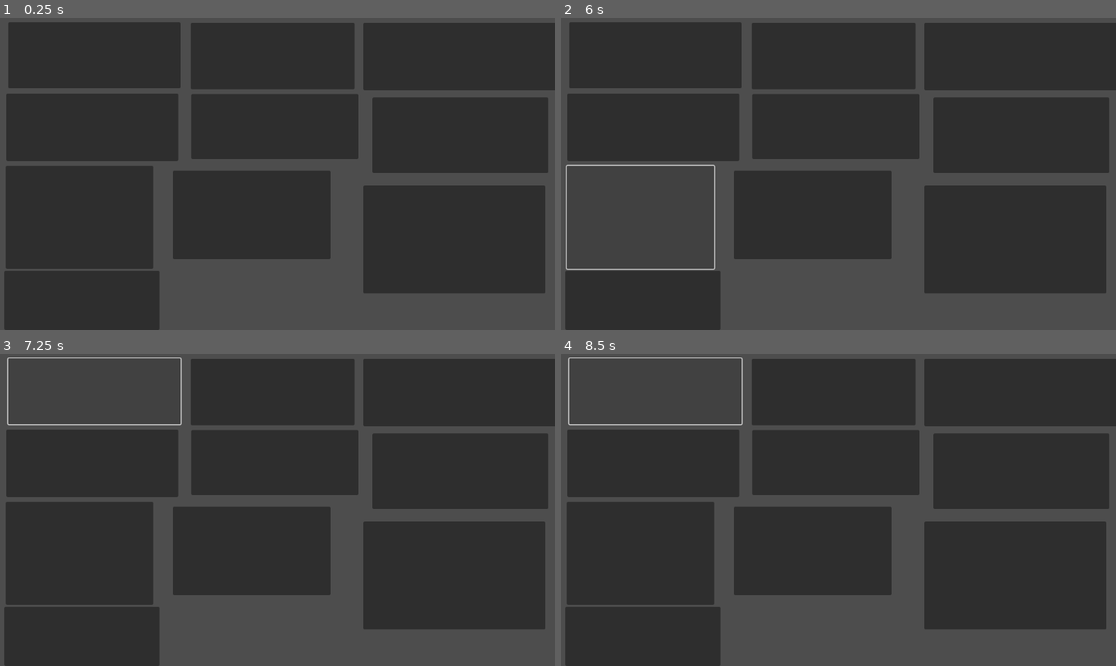
Above: before the commit, frames 1-4 (two rows, left to right).
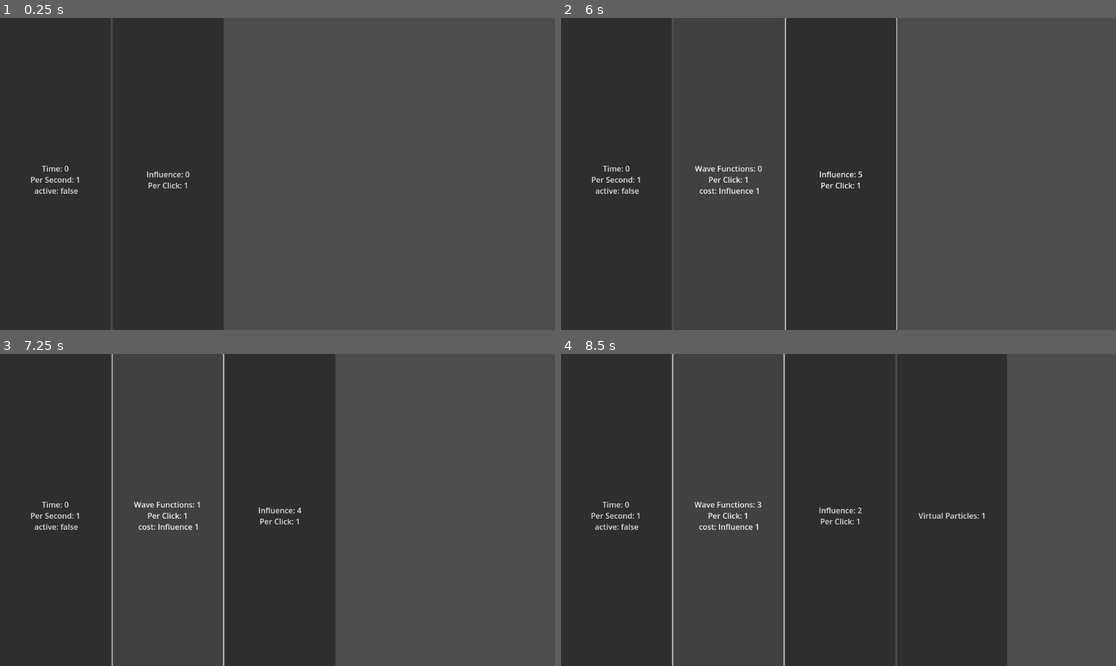
Above: after the commit, the same moments.

Repository: WilliamAHoffman/EmergentUniverse
Game: Godot game, scene res://scenes/root.tscn
Same seed, same stepped clock (60 frames per second), same inputs: the game is played once before the commit and once after it.
Inputs (mouse positions are in pixels of both pictures, inside the frame that each line leads up to; where the layout moved, square brackets give the same spot in the first picture):
- Up to frame 1 (0.25 s): no input
- Up to frame 2 (6 s): click (655, 55) at 0.52 s; click (616, 174) [1021, 136] at 1.25 s; click (655, 127) at 2.02 s; click (727, 174) [638, 217] at 2.75 s; click (727, 174) [638, 217] at 3.5 s; click (727, 174) [638, 217] at 4.25 s; click (727, 174) [638, 217] at 5 s; click (727, 174) [638, 217] at 5.75 s
- Up to frame 3 (7.25 s): click (166, 510) [94, 391] at 6.5 s
- Up to frame 4 (8.5 s): click (727, 510) [655, 391] at 7.25 s; click (727, 510) [655, 391] at 8 s

The runs differ from the first frame. In frame 1, 50% of the frame differs, in the area x 0-100%, y 0-100%; in frame 2, 37%; in frame 3, 38%; in frame 4, 31%.
Error before the commit: Attempt to call function 'eof_reached' in base 'null instance' on a null instance. (res://scripts/resource)

Commit message:
added location variable and put nodes into grid container

Diff:
--- a/project.godot
+++ b/project.godot
@@ -15,6 +15,10 @@
 config/features=PackedStringArray("4.2", "Forward Plus")
 config/icon="res://sprites/icon.svg"
 
+[autoload]
+
+Player="*res://scripts/player scripts/player.gd"
+
 [file_customization]
 
 folder_colors={
--- /dev/null
+++ b/scenes/button_template.tscn
@@ -0,0 +1,10 @@
+[gd_scene format=3 uid="uid://wswh28r2cejs"]
+
+[node name="ButtonTemplate" type="Button"]
+anchors_preset = 15
+anchor_right = 1.0
+anchor_bottom = 1.0
+grow_horizontal = 2
+grow_vertical = 2
+size_flags_horizontal = 3
+size_flags_vertical = 3
--- a/scenes/root.tscn
+++ b/scenes/root.tscn
@@ -1,11 +1,10 @@
-[gd_scene load_steps=5 format=3 uid="uid://cyj1qkdkxyycc"]
+[gd_scene load_steps=4 format=3 uid="uid://cyj1qkdkxyycc"]
 
 [ext_resource type="Script" path="res://scripts/button scripts/button_manager.gd" id="1_u0srf"]
 [ext_resource type="Script" path="res://scripts/resource scripts/resource_manager.gd" id="2_os0tv"]
 [ext_resource type="Script" path="res://scripts/test scripts/test_script.gd" id="3_u8dlc"]
-[ext_resource type="Script" path="res://scripts/player scripts/player_data.gd" id="3_w2edp"]
 
-[node name="Root" type="Node2D"]
+[node name="MainScene" type="Node2D"]
 
 [node name="ButtonManager" type="Node2D" parent="." node_paths=PackedStringArray("button_manager", "resource_manager")]
 script = ExtResource("1_u0srf")
@@ -17,92 +16,77 @@
 anchors_preset = 0
 metadata/_edit_use_anchors_ = true
 
-[node name="ResourceWaveFunction" type="Button" parent="ButtonManagerControl"]
-layout_mode = 0
-offset_left = 17.0
-offset_top = 9.0
-offset_right = 375.0
-offset_bottom = 146.0
+[node name="ResourceGrid" type="GridContainer" parent="ButtonManagerControl"]
+offset_right = 1154.0
+offset_bottom = 649.0
+columns = 5
+
+[node name="ResourceTime" type="Button" parent="ButtonManagerControl/ResourceGrid"]
+layout_mode = 2
+size_flags_horizontal = 3
+size_flags_vertical = 3
+metadata/_edit_use_anchors_ = true
+
+[node name="ResourceWaveFunction" type="Button" parent="ButtonManagerControl/ResourceGrid"]
+layout_mode = 2
+size_flags_horizontal = 3
+size_flags_vertical = 3
 button_mask = 3
 metadata/_edit_use_anchors_ = true
 
-[node name="ResourceVirtualParticle" type="Button" parent="ButtonManagerControl"]
-layout_mode = 0
-offset_left = 13.0
-offset_top = 157.0
-offset_right = 370.0
-offset_bottom = 297.0
-button_mask = 3
+[node name="ResourceNeutron" type="Button" parent="ButtonManagerControl/ResourceGrid"]
+layout_mode = 2
+size_flags_horizontal = 3
+size_flags_vertical = 3
 metadata/_edit_use_anchors_ = true
 
-[node name="ActionQuark" type="Button" parent="ButtonManagerControl"]
-layout_mode = 0
-offset_left = 396.0
-offset_top = 10.0
-offset_right = 736.0
-offset_bottom = 148.0
-button_mask = 3
+[node name="ResourceProton" type="Button" parent="ButtonManagerControl/ResourceGrid"]
+layout_mode = 2
+size_flags_horizontal = 3
+size_flags_vertical = 3
 metadata/_edit_use_anchors_ = true
 
-[node name="ResourceUpQuark" type="Button" parent="ButtonManagerControl"]
-layout_mode = 0
-offset_left = 754.0
-offset_top = 10.0
-offset_right = 1171.0
-offset_bottom = 150.0
-button_mask = 3
+[node name="ShopEntanglement" type="Button" parent="ButtonManagerControl/ResourceGrid"]
+layout_mode = 2
+size_flags_horizontal = 3
+size_flags_vertical = 3
 metadata/_edit_use_anchors_ = true
 
-[node name="ResourceDownQuark" type="Button" parent="ButtonManagerControl"]
-layout_mode = 0
-offset_left = 397.0
-offset_top = 158.0
-offset_right = 744.0
-offset_bottom = 293.0
-button_mask = 3
+[node name="ShopQuantumFoam" type="Button" parent="ButtonManagerControl/ResourceGrid"]
+layout_mode = 2
+size_flags_horizontal = 3
+size_flags_vertical = 3
 metadata/_edit_use_anchors_ = true
 
-[node name="ResourceInfluence" type="Button" parent="ButtonManagerControl"]
-layout_mode = 0
-offset_left = 12.0
-offset_top = 307.0
-offset_right = 318.0
-offset_bottom = 521.0
-button_mask = 3
+[node name="ResourceInfluence" type="Button" parent="ButtonManagerControl/ResourceGrid"]
+layout_mode = 2
+size_flags_horizontal = 3
+size_flags_vertical = 3
 metadata/_edit_use_anchors_ = true
 
-[node name="ShopQuantumFoam" type="Button" parent="ButtonManagerControl"]
-layout_mode = 0
-offset_left = 359.0
-offset_top = 317.0
-offset_right = 686.0
-offset_bottom = 501.0
-button_mask = 3
+[node name="ResourceDownQuark" type="Button" parent="ButtonManagerControl/ResourceGrid"]
+layout_mode = 2
+size_flags_horizontal = 3
+size_flags_vertical = 3
 metadata/_edit_use_anchors_ = true
 
-[node name="ResourceTime" type="Button" parent="ButtonManagerControl"]
-layout_mode = 0
-offset_left = 773.0
-offset_top = 165.0
-offset_right = 1138.0
-offset_bottom = 322.0
-button_mask = 3
+[node name="ResourceUpQuark" type="Button" parent="ButtonManagerControl/ResourceGrid"]
+layout_mode = 2
+size_flags_horizontal = 3
+size_flags_vertical = 3
 metadata/_edit_use_anchors_ = true
 
-[node name="ShopEntanglement" type="Button" parent="ButtonManagerControl"]
-layout_mode = 0
-offset_left = 754.0
-offset_top = 348.0
-offset_right = 1132.0
-offset_bottom = 572.0
+[node name="ActionQuark" type="Button" parent="ButtonManagerControl/ResourceGrid"]
+layout_mode = 2
+size_flags_horizontal = 3
+size_flags_vertical = 3
 metadata/_edit_use_anchors_ = true
 
-[node name="ResourceProton" type="Button" parent="ButtonManagerControl"]
-layout_mode = 0
-offset_left = 9.0
-offset_top = 525.0
-offset_right = 331.0
-offset_bottom = 648.0
+[node name="ResourceVirtualParticle" type="Button" parent="ButtonManagerControl/ResourceGrid"]
+layout_mode = 2
+size_flags_horizontal = 3
+size_flags_vertical = 3
+metadata/_edit_use_anchors_ = true
 
 [node name="ResourceManager" type="Node2D" parent="."]
 script = ExtResource("2_os0tv")
@@ -110,9 +94,6 @@
 [node name="ResourceTimer" type="Timer" parent="."]
 autostart = true
 
-[node name="Player" type="Node2D" parent="."]
-script = ExtResource("3_w2edp")
-
 [node name="TesterNode" type="Node2D" parent="."]
 script = ExtResource("3_u8dlc")
 
--- a/scripts/button scripts/button_data.gd
+++ b/scripts/button scripts/button_data.gd
@@ -4,6 +4,7 @@
 var main_text : String
 var is_unlocked = false
 var button : Button
+var location : String
 
 
 #Conditional variables
--- a/scripts/button scripts/button_manager.gd
+++ b/scripts/button scripts/button_manager.gd
@@ -5,17 +5,19 @@
 @export var resource_manager : ResourceManager
 var buttons : Dictionary
 var resources : Dictionary
-
+var button_children : Array
 
 func _ready():
 	await owner.ready
 	resources = resource_manager.resources
-	_import_button_data("C:/Users/whoff/OneDrive/Desktop/Godot Games/EmergentUniverse/data/button_data.txt")
+	_import_button_data("res://data/button_data.txt")
+	_create_buttons()
+	_get_buttons()
 	_add_button_data()
 
 
 func _physics_process(delta):
-	for button in button_manager.get_children():
+	for button in button_children:
 		_unlock_buttons(button)
 		buttons[button.name].update_text()
 		_update_button_active(button)
@@ -40,7 +42,7 @@
 
 
 func _toggle_all():
-	for button in button_manager.get_children():
+	for button in button_children:
 		buttons[button.name].unpause_timer = buttons["ResourceTime"].unpause_timer
 
 
@@ -66,44 +68,46 @@
 			if words[0] == "dict_name":
 				dict_name = words[1]
 				buttons[dict_name] = ButtonData.new()
-			if words[0] == "main_text":
+			elif words[0] == "main_text":
 				buttons[dict_name].main_text = words[1]
-			if words[0] == "is_unlocked":
+			elif words[0] == "is_unlocked":
 				if words[1] == "false":
 					buttons[dict_name].is_unlocked = false
 				else:
 					buttons[dict_name].is_unlocked = true
-			if words[0] == "cost":
+			elif words[0] == "cost":
 				buttons[dict_name].cost[resources[words[1]]] = int(words[2])
-			if words[0] == "unlock_criteria":
+			elif words[0] == "unlock_criteria":
 				buttons[dict_name].unlock_criteria[resources[words[1]]] = int(words[2])
-			if words[0] == "cost_scaling":
+			elif words[0] == "cost_scaling":
 				buttons[dict_name].cost_scaling = float(words[1])
-			if words[0] == "on_timer_active":
+			elif words[0] == "on_timer_active":
 				if words[1] == "false":
 					buttons[dict_name].on_timer_active = false
 				else:
 					buttons[dict_name].on_timer_active = true
-			if words[0] == "unpause_timer":
+			elif words[0] == "unpause_timer":
 				if words[1] == "false":
 					buttons[dict_name].unpause_timer = false
 				else:
 					buttons[dict_name].unpause_timer = true
-			if words[0] == "times_activate_per_second":
+			elif words[0] == "times_activate_per_second":
 				buttons[dict_name].times_activate_per_second = int(words[1])
-			if words[0] == "times_activate_per_click":
+			elif words[0] == "times_activate_per_click":
 				buttons[dict_name].times_activate_per_click = int(words[1])
-			if words[0] == "add_resource":
+			elif words[0] == "add_resource":
 				buttons[dict_name].add_resource = resources[words[1]]
-			if words[0] == "add_random_resources":
+			elif words[0] == "add_random_resources":
 				buttons[dict_name].add_random_resources[resources[words[1]]] = [int(words[2]),int(words[3]),int(words[4])]
-			if words[0] == "random_resource_efficiency":
+			elif words[0] == "random_resource_efficiency":
 				buttons[dict_name].random_resource_efficiency = int(words[1])
+			elif words[0] == "location":
+				buttons[dict_name].location = words[1]
 	file.close()
 
 
 func _add_button_data():
-	for button in button_manager.get_children():
+	for button in button_children:
 		button.connect("gui_input",_on_button_pressed.bind(button))
 		buttons[button.name].button = button
 		if !buttons[button.name].is_unlocked:
@@ -123,7 +127,7 @@
 
 
 func _on_resource_timer_timeout():
-	for button in button_manager.get_children():
+	for button in button_children:
 		if buttons[button.name].add_resource != null:
 			if buttons[button.name].unpause_timer and buttons[button.name].on_timer_active:
 				buttons[button.name]._on_activate(buttons[button.name].add_resource.quantity_per_second)
@@ -135,3 +139,14 @@
 	if buttons[button.name].add_resource != null:
 		if buttons[button.name].add_resource.quantity_per_second > 0:
 			buttons[button.name].on_timer_active = true
+
+
+func _get_buttons():
+	for container in button_manager.get_children():
+		for button in container.get_children():
+			button_children.append(button)
+
+
+func _create_buttons():
+	for button in buttons:
+		pass
--- /dev/null
+++ b/scripts/player scripts/player.gd
@@ -0,0 +1,11 @@
+extends Node
+
+
+# Called when the node enters the scene tree for the first time.
+func _ready():
+	pass # Replace with function body.
+
+
+# Called every frame. 'delta' is the elapsed time since the previous frame.
+func _process(delta):
+	pass
--- a/scripts/resource scripts/resource_manager.gd
+++ b/scripts/resource scripts/resource_manager.gd
@@ -5,7 +5,7 @@
 
 
 func _ready():
-	_import_resources_data("C:/Users/whoff/OneDrive/Desktop/Godot Games/EmergentUniverse/data/resource_data.txt")
+	_import_resources_data("res://data/resource_data.txt")
 	_apply_all_upgrades(resources)
 
 
Not shown, changed: data/button_data.txt
Not shown, changed: data/resource_data.txt
